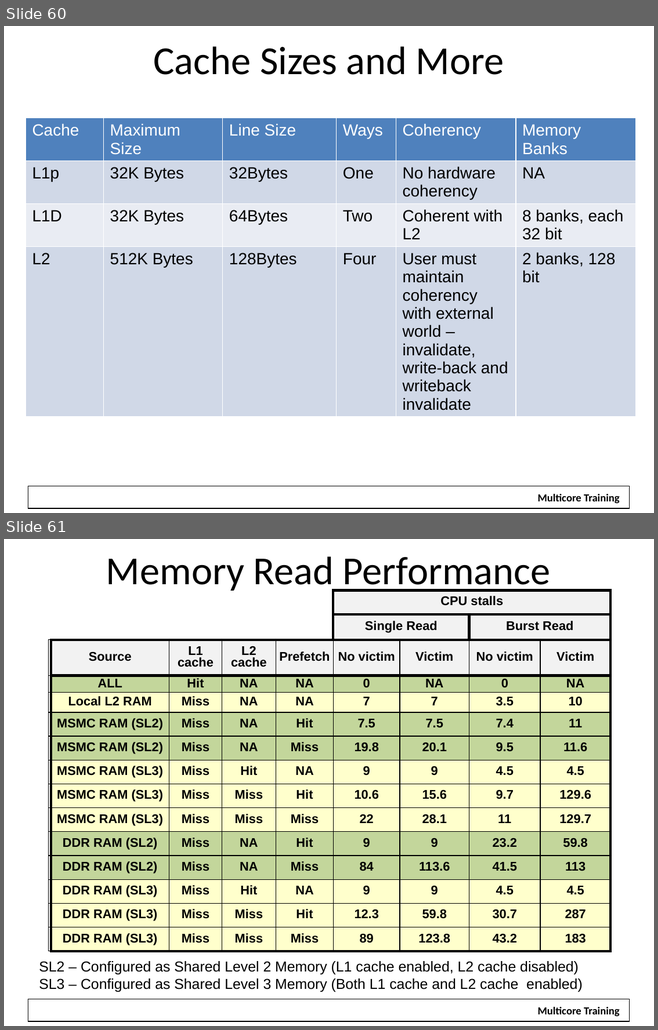
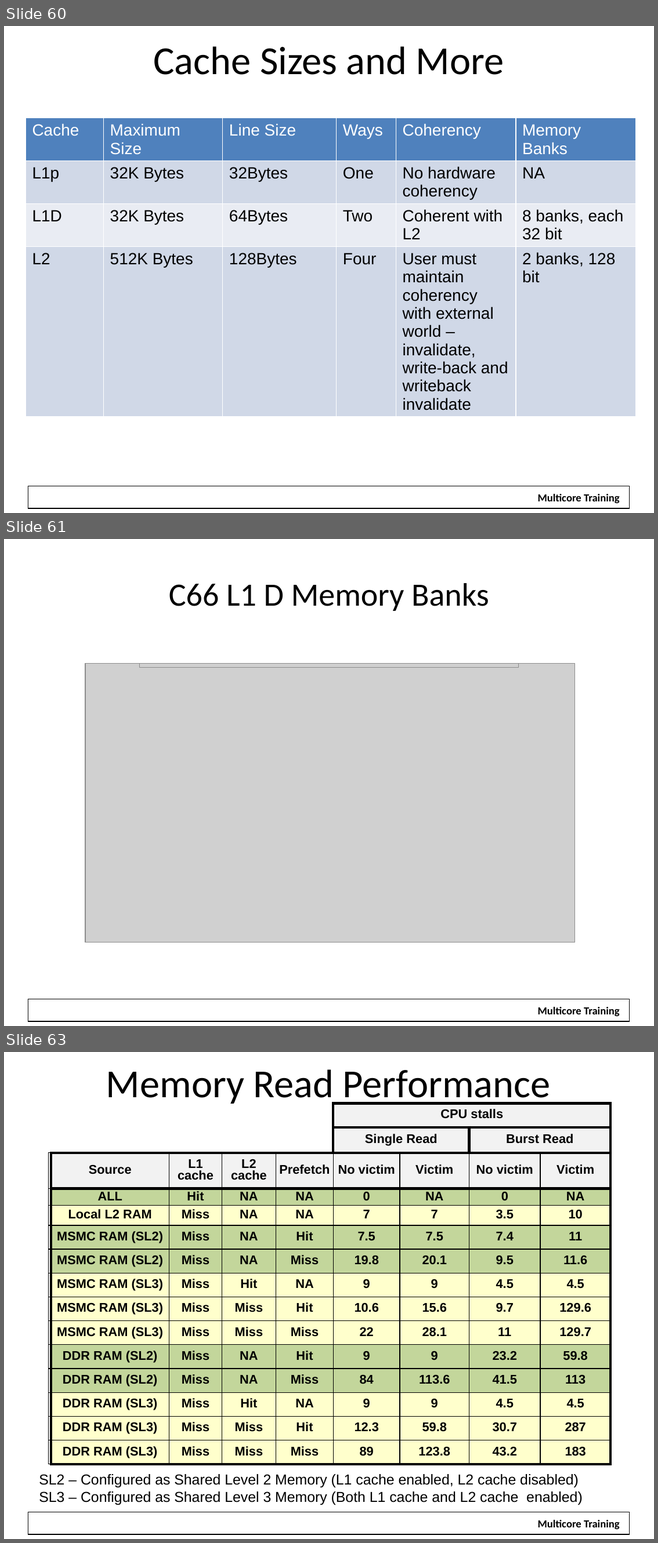
Before and after one commit to hari1989/keystone-workshop, a slide deck: preliminary/Working/presentations/KeyStone Optimization.pptx. Shown one above the other, each under a label of ours: slides 60 and 61 before the commit, slides 60, 61 and 63 after it; the slides between them are not shown. The pictures are 658x1030 and 658x1543 pixels, drawn with LibreOffice and Linux fonts; fonts in the diff are those of the drawing; grey boxes stand for pictures; background and template pictures are left out. Boxes give left, top, right and bottom in pixels: in the first picture for what was removed or moved away, otherwise in the second. Text is boxed around its words. In the diff, an @@ line names an element or a change of style, - is before the commit and + after.

```diff
--- a/preliminary/Working/presentations/KeyStone Optimization.pptx
+++ b/preliminary/Working/presentations/KeyStone Optimization.pptx
@@ slide 61 added at [4,539,654,1026], background #FFFFFF; not listed: 2 template elements that a slide beside it also shows @@
@@ title added at [169,583,488,611], 36 pt, text #000000 @@
+C66 L1 D Memory Banks
@@ picture added at [85,664,574,943] @@
@@ picture added at [139,664,518,668] @@
@@ what was slide 61 is now slide 63 @@
```
Also in this commit, not shown: 4 slides changed, 1 other slide added.
